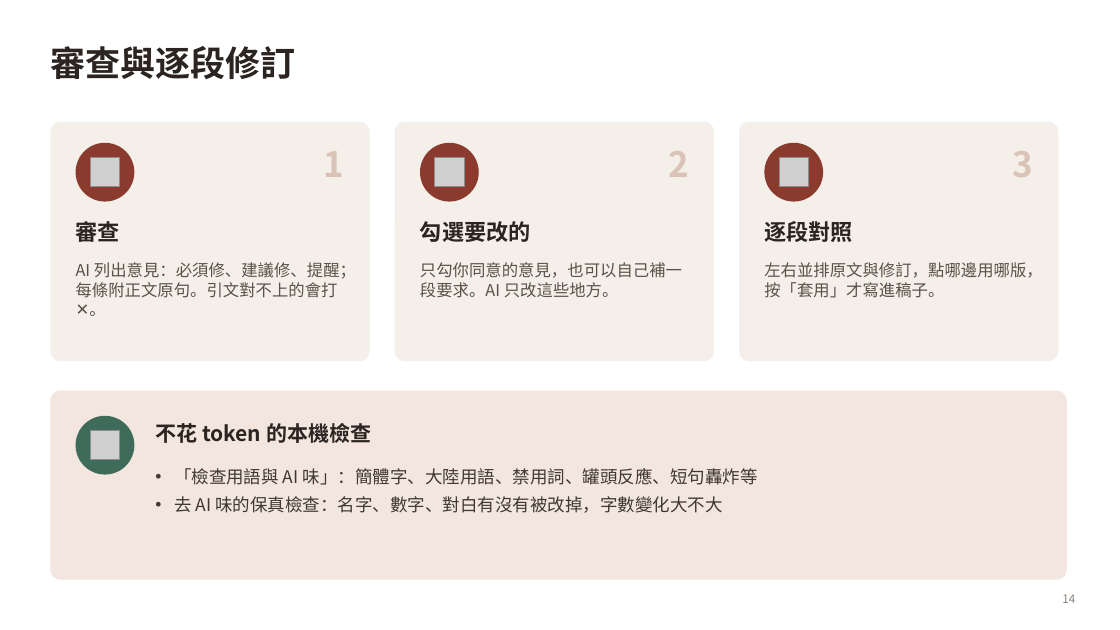
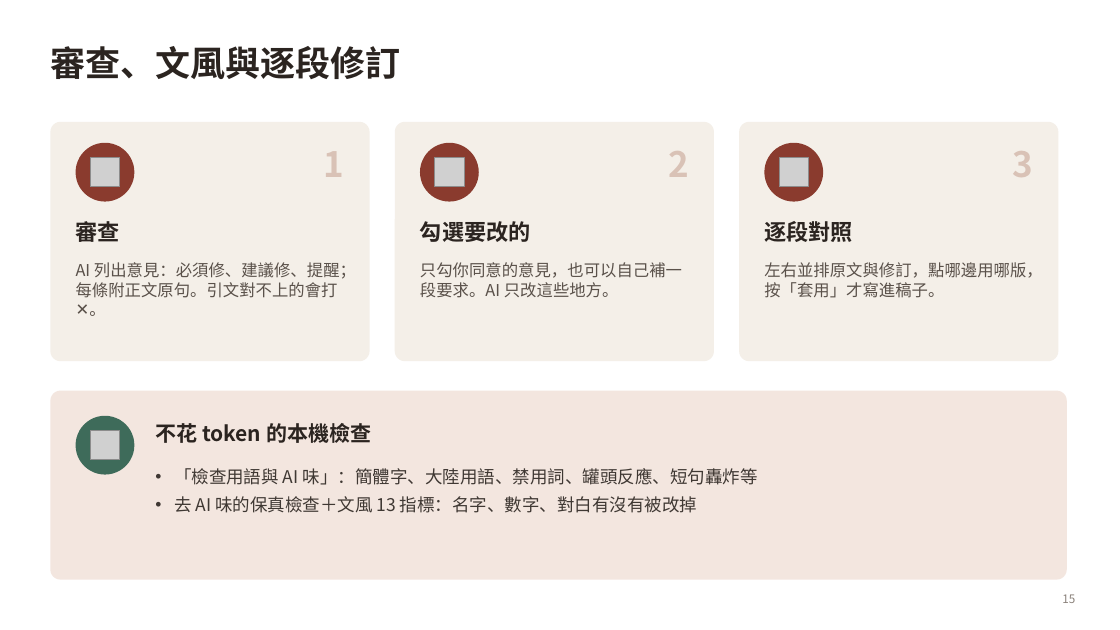
Before and after one commit to yamasoo/novel-studio, a slide deck: slide 15 of demo/小說工作台_新手教學.pptx (slide 14 before the commit). Drawn at 1120x630 pixels with LibreOffice and Linux fonts; fonts in the diff are those of the drawing; grey boxes stand for pictures. Boxes give left, top, right and bottom in pixels: in the first picture for what was removed or moved away, otherwise in the second. Text is boxed around its words. In the diff, an @@ line names an element or a change of style, - is before the commit and + after.

```diff
--- a/demo/小說工作台_新手教學.pptx
+++ b/demo/小說工作台_新手教學.pptx
@@ title at [50,46,400,79]: text changed @@
-審查與逐段修訂
+審查、文風與逐段修訂
@@ text at [174,496,697,513]: text changed @@
-• 去 AI 味的保真檢查：名字、數字、對白有沒有被改掉，字數變化大不大
+• 去 AI 味的保真檢查＋文風 13 指標：名字、數字、對白有沒有被改掉
@@ page number at [1062,594,1075,603]: text changed @@
-14
+15
```
Also in this commit, not shown: 11 other slides changed, 3 slides added.
